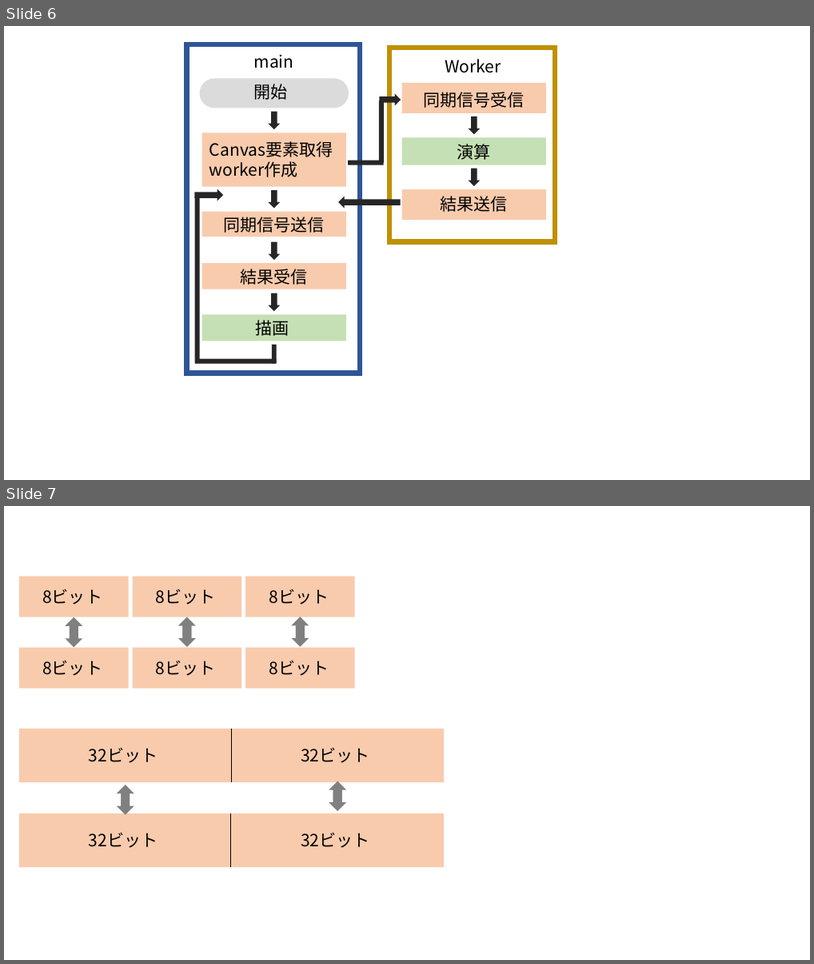
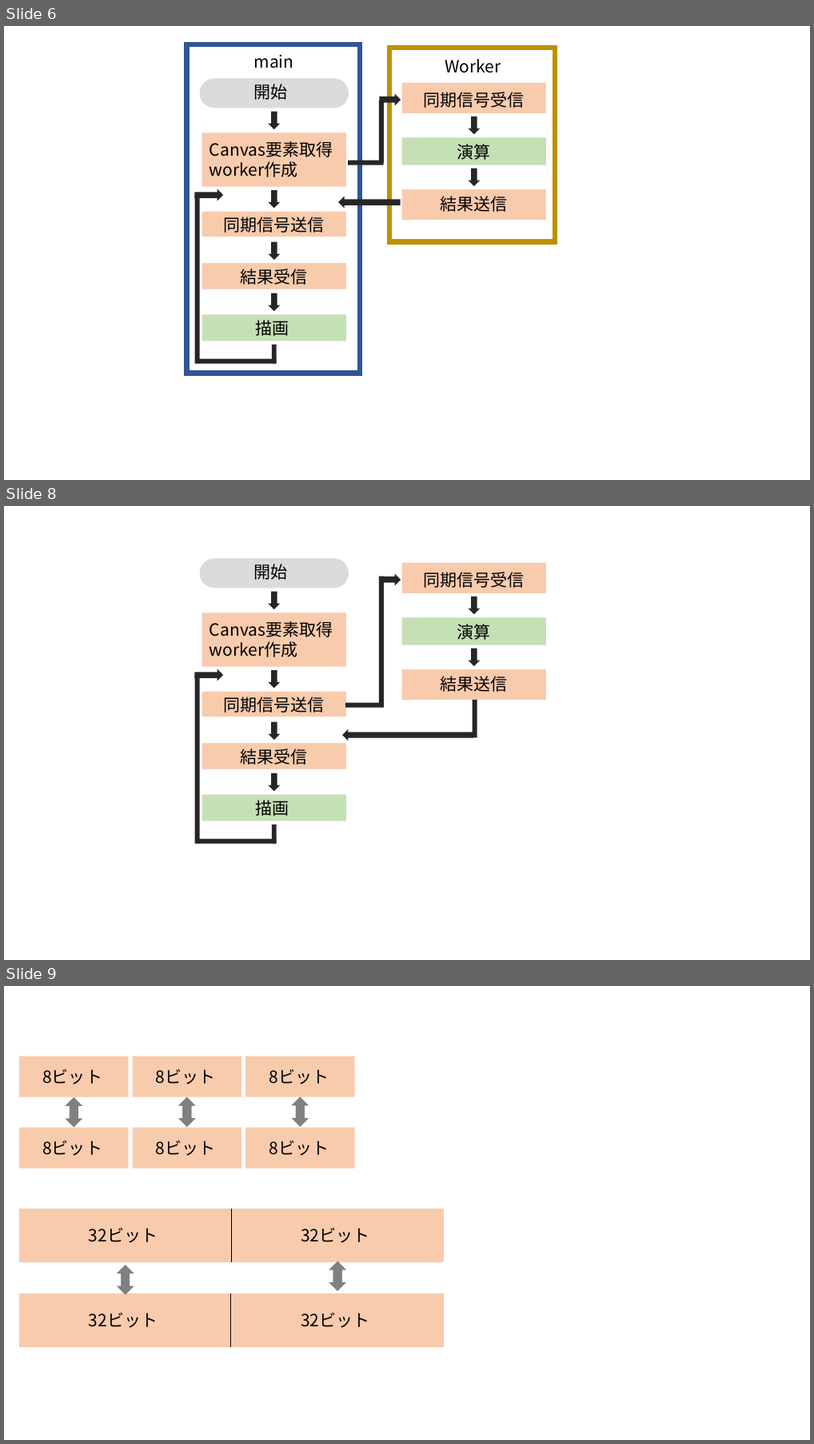
Before and after one commit to okmtaoo/-, a slide deck: 論文に使う画像.pptx. Shown one above the other, each under a label of ours: slides 6 and 7 before the commit, slides 6, 8 and 9 after it; the slides between them are not shown. The pictures are 814x964 and 814x1444 pixels, drawn with LibreOffice and Linux fonts; fonts in the diff are those of the drawing. Boxes give left, top, right and bottom in pixels: in the first picture for what was removed or moved away, otherwise in the second. Text is boxed around its words. In the diff, an @@ line names an element or a change of style, - is before the commit and + after.

```diff
--- a/論文に使う画像.pptx
+++ b/論文に使う画像.pptx
@@ slide 8 added at [4,506,810,960], background #FFFFFF @@
@@ rounded rectangle added at [200,558,350,588], fill #DBDBDB @@
@@ text added at [254,564,287,580], 20 pt, text #000000 @@
+開始
@@ rectangle added at [379,576,384,705], fill #262626 @@
@@ down arrow added at [380,573,401,585], fill #262626 @@
@@ rectangle added at [402,563,546,593], fill #F8CBAD @@
@@ text added at [423,572,524,588], 20 pt, text #000000 @@
+同期信号受信
@@ down arrow added at [268,592,281,609], fill #262626 @@
@@ down arrow added at [469,596,481,614], fill #262626 @@
@@ rectangle added at [202,612,346,666], fill #F8CBAD @@
@@ text added at [210,621,333,657], 20 pt, text #000000 @@
+Canvas要素取得
+worker作成
@@ rectangle added at [402,617,546,644], fill #C5E0B4 @@
@@ text added at [457,624,490,640], 20 pt, text #000000 @@
+演算
@@ down arrow added at [469,648,481,666], fill #262626 @@
@@ down arrow added at [195,669,223,681], fill #262626 @@
@@ down arrow added at [268,670,281,688], fill #262626 @@
@@ rectangle added at [402,669,546,700], fill #F8CBAD @@
@@ rectangle added at [195,676,200,843], fill #262626 @@
@@ rectangle added at [202,691,346,716], fill #F8CBAD @@
@@ text added at [223,696,324,712], 20 pt, text #000000 @@
+同期信号送信
@@ text added at [440,676,507,692], 20 pt, text #000000 @@
+結果送信
@@ rectangle added at [346,702,384,707], fill #262626 @@
@@ rectangle added at [473,700,478,738], fill #262626 @@
@@ rectangle added at [202,743,346,769], fill #F8CBAD @@
@@ down arrow added at [268,722,281,740], fill #262626 @@
@@ down arrow added at [342,729,474,741], fill #262626 @@
@@ text added at [240,748,307,764], 20 pt, text #000000 @@
+結果受信
@@ down arrow added at [268,772,281,791], fill #262626 @@
@@ rectangle added at [202,795,346,821], fill #C5E0B4 @@
@@ text added at [255,800,289,816], 20 pt, text #000000 @@
+描画
@@ rectangle added at [195,839,276,844], fill #262626 @@
@@ rectangle added at [272,824,277,843], fill #262626 @@
@@ what was slide 7 is now slide 9 @@
```
Also in this commit, not shown: 1 other slide added, 13 other files.
